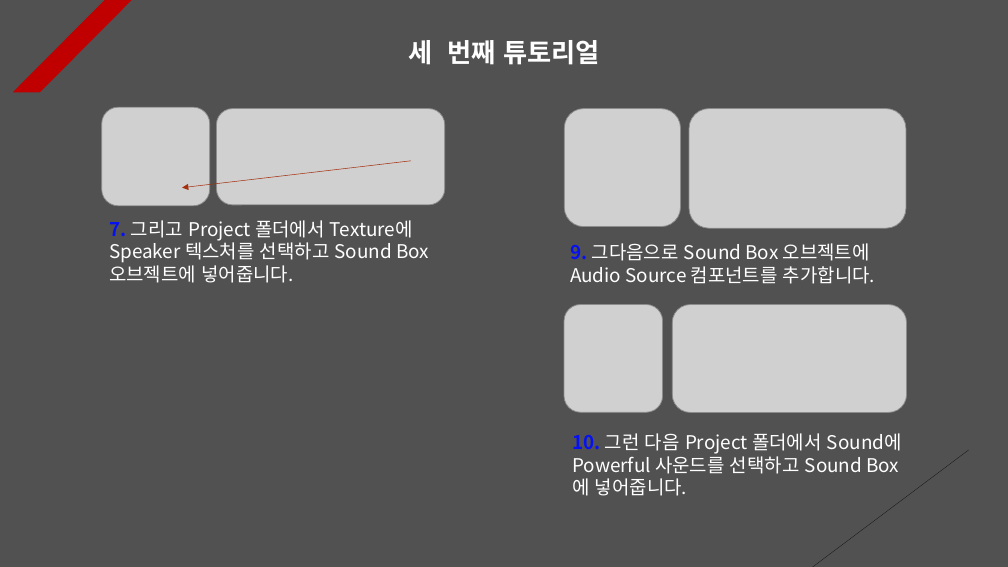
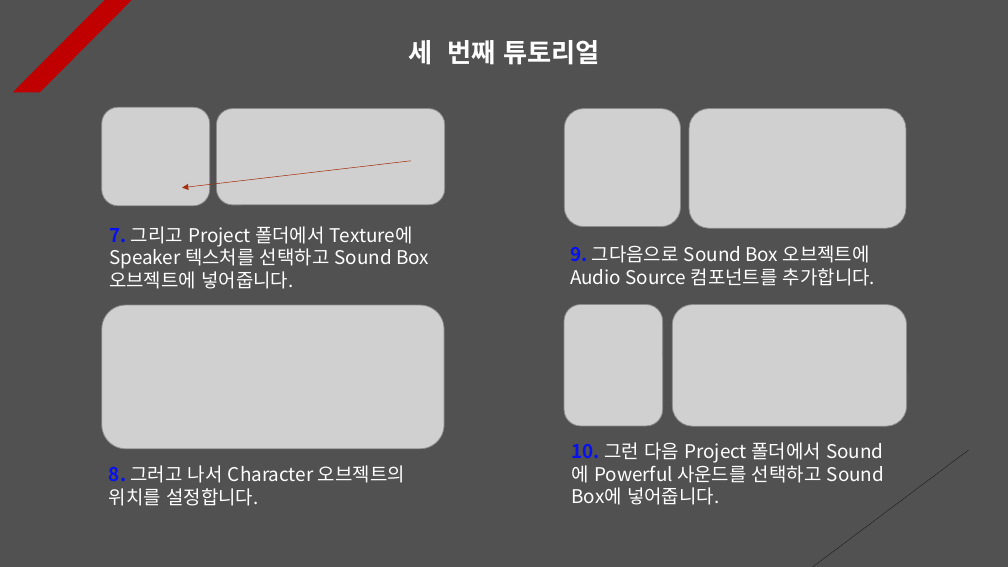
Before and after one commit to Unity2033/3D-UnityEngine, a slide deck: slide 3 of Assets/Class/Sound/PPT Data/Sound Example.pptx. Drawn at 1008x567 pixels with LibreOffice and Linux fonts; fonts in the diff are those of the drawing; grey boxes stand for pictures. Boxes give left, top, right and bottom in pixels: in the first picture for what was removed or moved away, otherwise in the second. Text is boxed around its words. In the diff, an @@ line names an element or a change of style, - is before the commit and + after.

```diff
--- a/Assets/Class/Sound/PPT Data/Sound Example.pptx
+++ b/Assets/Class/Sound/PPT Data/Sound Example.pptx
@@ text "7. 그리고 Project 폴더에서 Texture에 ..." moved from (x1=109, y1=220, x2=429, y2=283) to (x1=109, y1=226, x2=429, y2=289) @@
@@ picture added at (x1=102, y1=306, x2=445, y2=449) @@
@@ picture resized from (x1=564, y1=305, x2=662, y2=413) to (x1=564, y1=305, x2=662, y2=426) @@
@@ picture resized from (x1=672, y1=305, x2=907, y2=413) to (x1=672, y1=305, x2=907, y2=426) @@
@@ text "10. 그런 다음 Project 폴더에서 ..." rewrapped from (x1=572, y1=433, x2=902, y2=496) to (x1=572, y1=442, x2=884, y2=505) @@
@@ text added at (x1=109, y1=465, x2=405, y2=506), 18 pt, text #FFFFFF @@
+8. 그러고 나서 Character 오브젝트의 위치를 설정합니다.
```
Also in this commit, not shown: 8 other slides changed, 35 other files.
